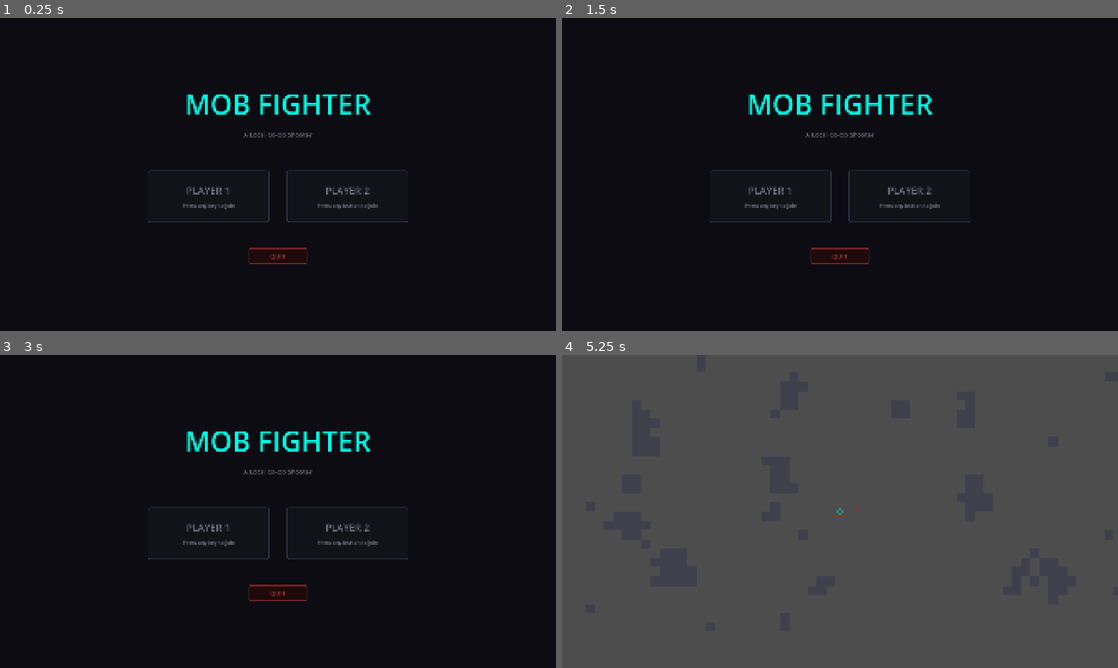
Above: before the commit, frames 1-4 (two rows, left to right).
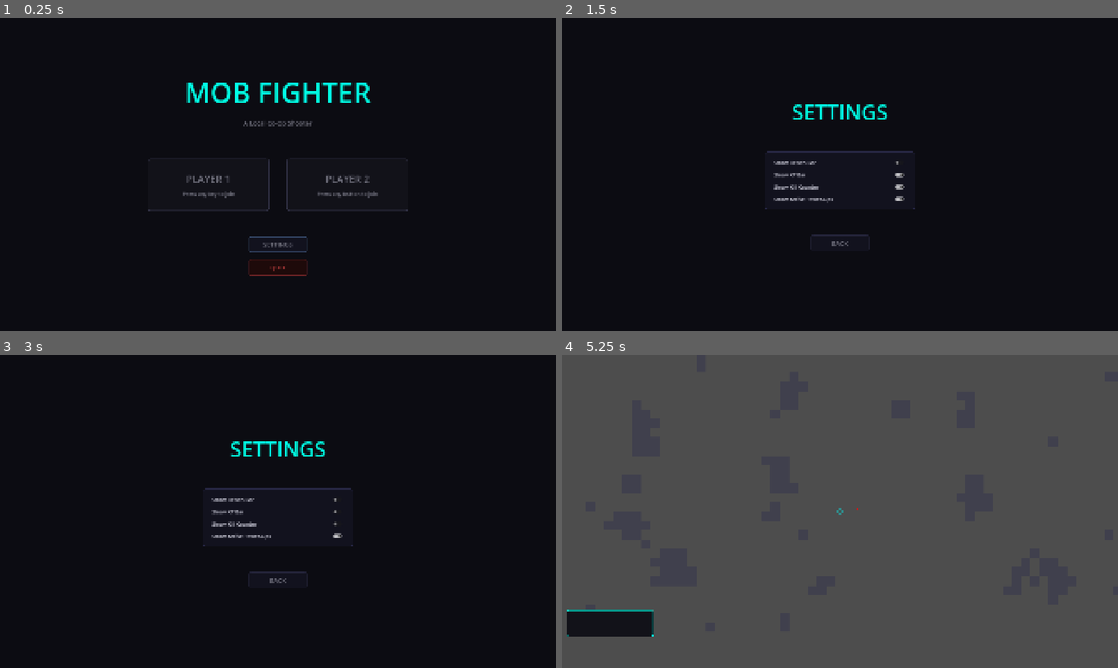
Above: after the commit, the same moments.

Repository: M-E-7/mob-fighter
Game: Godot game, scene res://Levels/MainMenu/MainMenu.tscn
Same seed, same stepped clock (60 frames per second), same inputs: the game is played once before the commit and once after it.
Inputs (mouse positions are in pixels of both pictures, inside the frame that each line leads up to):
- Up to frame 1 (0.25 s): no input
- Up to frame 2 (1.5 s): click (840, 243) at 0.5 s, where only the run after the commit has a clickable "SETTINGS"; click (901, 161) at 1.27 s
- Up to frame 3 (3 s): click (339, 511) at 2.02 s; click (339, 524) at 2.77 s
- Up to frame 4 (5.25 s): click (901, 536) at 3.52 s; click (840, 580) at 4.25 s, where only the run after the commit has a clickable "BACK"; tap Enter at 5 s; move the mouse to (962, 495) at 5.02 s; press the mouse at (962, 495) at 5.03 s; hold Right (ui_right) from 5.03 s (still down)

The runs differ from the first frame. In frame 1, 3.3% of the frame differs, in the area x 26-74%, y 20-83%; in frame 2, 3.0%; in frame 3, 3.0%; in frame 4, 1.4%.

Commit message:
Add in-game HUD and Settings menu
- HUD CanvasLayer with per-player panels (HP bar, XP bar + level, kill counter, power-up chips)
- Settings screen accessible from main menu to toggle each HUD element on/off
- Kill attribution via last_attacker on LivingEntity, propagated through HurtboxComponent
- New EventBus signals: xp_updated and power_up_applied for HUD data binding
- Player overhead health bar hidden in favour of the HUD bar

Co-Authored-By: Claude Sonnet 4.6 <noreply@anthropic.com>

Diff:
--- a/Autoloads/event_bus.gd
+++ b/Autoloads/event_bus.gd
@@ -13,3 +13,5 @@
 # Progression
 signal xp_collected(amount: float)
 signal player_leveled_up(player: LivingEntity)
+signal xp_updated(player: LivingEntity, current_xp: float, required_xp: float, current_level: int)
+signal power_up_applied(player: LivingEntity, power_up: PowerUpData)
--- a/Autoloads/game_config.gd
+++ b/Autoloads/game_config.gd
@@ -1,3 +1,7 @@
 extends Node
 
 var player_count: int = 1
+var hud_show_health: bool = true
+var hud_show_xp: bool = true
+var hud_show_powerups: bool = true
+var hud_show_kills: bool = true
--- a/Components/Scripts/health_display_component.gd
+++ b/Components/Scripts/health_display_component.gd
@@ -26,6 +26,13 @@
 	EventBus.health_changed.connect(_on_health_changed)
 
 
+func hide_bars() -> void:
+	if is_instance_valid(bg_bar):
+		bg_bar.visible = false
+	if is_instance_valid(hp_bar):
+		hp_bar.visible = false
+
+
 func _on_health_changed(entity: Node, current_health: float, max_health: float) -> void:
 	if entity == owner and max_health > 0.0:
 		hp_bar.size.x = bar_width * (current_health / max_health)
--- a/Components/Scripts/hurtbox_component.gd
+++ b/Components/Scripts/hurtbox_component.gd
@@ -3,5 +3,7 @@
 ## Component that detects incoming damage and signals up to the entity
 
 
-func take_damage(amount: float) -> void:
+func take_damage(amount: float, attacker: LivingEntity = null) -> void:
+	if attacker:
+		(owner as LivingEntity).last_attacker = attacker
 	EventBus.entity_damaged.emit(owner, amount)
--- a/Components/Scripts/xp_component.gd
+++ b/Components/Scripts/xp_component.gd
@@ -34,11 +34,14 @@
 		current_xp -= required
 		current_level += 1
 		EventBus.player_leveled_up.emit(entity)
+	required = base_xp_required * pow(2.0, float(current_level))
+	EventBus.xp_updated.emit(entity, current_xp, required, current_level)
 
 
 func apply_power_up(power_up: PowerUpData) -> void:
 	_bonuses[power_up.stat_key] = _bonuses.get(power_up.stat_key, 0.0) + power_up.bonus_percent
 	_apply_stat(power_up.stat_key)
+	EventBus.power_up_applied.emit(entity, power_up)
 
 
 func _apply_stat(stat_key: String) -> void:
--- a/Entities/LivingEntity/livingEntity.gd
+++ b/Entities/LivingEntity/livingEntity.gd
@@ -23,6 +23,8 @@
 @export var bullet_damage: float = 10.0
 @export var bullet_speed: float = 500.0
 
+var last_attacker: LivingEntity
+
 
 func _ready() -> void:
 	pass
--- a/Entities/Player/player.gd
+++ b/Entities/Player/player.gd
@@ -5,3 +5,5 @@
 	add_to_group("player")
 	EventBus.entity_died.connect(_on_entity_died)
 	EventBus.entity_damaged.connect(_on_entity_damaged)
+	if healthDisplayComponent:
+		healthDisplayComponent.call_deferred("hide_bars")
--- a/Entities/Projectiles/bullet.gd
+++ b/Entities/Projectiles/bullet.gd
@@ -35,7 +35,7 @@
 			return
 		if _same_team(target):
 			return
-		area.take_damage(damage)
+		area.take_damage(damage, source as LivingEntity)
 	queue_free()
 
 
--- a/Levels/LevelPrototype/basic_level.gd
+++ b/Levels/LevelPrototype/basic_level.gd
@@ -35,6 +35,10 @@
 		_setup_single_player()
 	else:
 		_setup_split_screen()
+
+	var hud := preload("res://UI/HUD.tscn").instantiate() as HUD
+	add_child(hud)
+	hud.setup(_player1, _player2, GameConfig.player_count)
 
 	_proc_gen.level_generated.connect(_on_level_generated)
 	EventBus.entity_died.connect(_on_entity_died)
--- a/Levels/MainMenu/MainMenu.tscn
+++ b/Levels/MainMenu/MainMenu.tscn
@@ -69,6 +69,10 @@
 [node name="Spacer2" type="Control" parent="CenterContainer/VBox"]
 custom_minimum_size = Vector2(0, 40)
 
+[node name="SettingsButton" type="Button" parent="CenterContainer/VBox"]
+custom_minimum_size = Vector2(200, 50)
+text = "SETTINGS"
+
 [node name="QuitButton" type="Button" parent="CenterContainer/VBox"]
 custom_minimum_size = Vector2(200, 50)
 text = "QUIT"
--- a/Levels/MainMenu/main_menu.gd
+++ b/Levels/MainMenu/main_menu.gd
@@ -2,6 +2,7 @@
 class_name MainMenu
 
 const _LEVEL_SCENE := "res://Levels/LevelPrototype/basic_level.tscn"
+const _SETTINGS_SCENE := "res://Levels/Settings/Settings.tscn"
 
 const _COLOR_P1 := Color(0.0, 1.0, 0.9)
 const _COLOR_P2 := Color(1.0, 0.6, 0.0)
@@ -26,6 +27,7 @@
 @onready var _name_p2: Label = $CenterContainer/VBox/SlotsRow/SlotP2/VBox/Name
 @onready var _status_p1: Label = $CenterContainer/VBox/SlotsRow/SlotP1/VBox/Status
 @onready var _status_p2: Label = $CenterContainer/VBox/SlotsRow/SlotP2/VBox/Status
+@onready var _settings_button: Button = $CenterContainer/VBox/SettingsButton
 @onready var _quit_button: Button = $CenterContainer/VBox/QuitButton
 
 
@@ -33,6 +35,7 @@
 	_apply_theme()
 	_refresh_slot(1)
 	_refresh_slot(2)
+	_settings_button.pressed.connect(_on_settings_pressed)
 	_quit_button.pressed.connect(get_tree().quit)
 
 
@@ -87,6 +90,10 @@
 	_state_p2 = new_state
 	_refresh_slot(2)
 	_try_start()
+
+
+func _on_settings_pressed() -> void:
+	get_tree().change_scene_to_file(_SETTINGS_SCENE)
 
 
 func _try_start() -> void:
@@ -137,6 +144,27 @@
 	_status_p1.add_theme_font_size_override("font_size", 18)
 	_status_p2.add_theme_font_size_override("font_size", 18)
 
+	var settings_normal := StyleBoxFlat.new()
+	settings_normal.bg_color = Color(0.07, 0.07, 0.12)
+	settings_normal.border_color = Color(0.25, 0.35, 0.5)
+	settings_normal.set_border_width_all(2)
+	settings_normal.set_corner_radius_all(4)
+	settings_normal.content_margin_left = 40.0
+	settings_normal.content_margin_right = 40.0
+	settings_normal.content_margin_top = 12.0
+	settings_normal.content_margin_bottom = 12.0
+	_settings_button.add_theme_stylebox_override("normal", settings_normal)
+
+	var settings_hover := settings_normal.duplicate() as StyleBoxFlat
+	settings_hover.bg_color = Color(0.1, 0.12, 0.2)
+	settings_hover.border_color = _COLOR_P1
+	_settings_button.add_theme_stylebox_override("hover", settings_hover)
+
+	_settings_button.add_theme_color_override("font_color", _COLOR_DIM)
+	_settings_button.add_theme_color_override("font_hover_color", _COLOR_P1)
+	_settings_button.add_theme_font_size_override("font_size", 22)
+	_settings_button.size_flags_horizontal = Control.SIZE_SHRINK_CENTER
+
 	var quit_normal := StyleBoxFlat.new()
 	quit_normal.bg_color = Color(0.12, 0.04, 0.04)
 	quit_normal.border_color = Color(0.6, 0.18, 0.18)
--- /dev/null
+++ b/Levels/Settings/Settings.tscn
@@ -0,0 +1,80 @@
+[gd_scene format=3]
+
+[ext_resource type="Script" path="res://Levels/Settings/settings.gd" id="1_settings"]
+
+[node name="Settings" type="Control"]
+anchor_right = 1.0
+anchor_bottom = 1.0
+script = ExtResource("1_settings")
+
+[node name="Background" type="ColorRect" parent="."]
+anchor_right = 1.0
+anchor_bottom = 1.0
+color = Color(0.047, 0.047, 0.07, 1)
+
+[node name="CenterContainer" type="CenterContainer" parent="."]
+anchor_right = 1.0
+anchor_bottom = 1.0
+
+[node name="VBox" type="VBoxContainer" parent="CenterContainer"]
+theme_override_constants/separation = 24
+
+[node name="Title" type="Label" parent="CenterContainer/VBox"]
+text = "SETTINGS"
+horizontal_alignment = 1
+
+[node name="Spacer1" type="Control" parent="CenterContainer/VBox"]
+custom_minimum_size = Vector2(0, 40)
+
+[node name="TogglesPanel" type="PanelContainer" parent="CenterContainer/VBox"]
+custom_minimum_size = Vector2(520, 0)
+
+[node name="TogglesVBox" type="VBoxContainer" parent="CenterContainer/VBox/TogglesPanel"]
+theme_override_constants/separation = 16
+
+[node name="HealthRow" type="HBoxContainer" parent="CenterContainer/VBox/TogglesPanel/TogglesVBox"]
+
+[node name="HealthLabel" type="Label" parent="CenterContainer/VBox/TogglesPanel/TogglesVBox/HealthRow"]
+layout_mode = 2
+size_flags_horizontal = 3
+text = "Show Health Bar"
+
+[node name="HealthToggle" type="CheckButton" parent="CenterContainer/VBox/TogglesPanel/TogglesVBox/HealthRow"]
+layout_mode = 2
+
+[node name="XPRow" type="HBoxContainer" parent="CenterContainer/VBox/TogglesPanel/TogglesVBox"]
+
+[node name="XPLabel" type="Label" parent="CenterContainer/VBox/TogglesPanel/TogglesVBox/XPRow"]
+layout_mode = 2
+size_flags_horizontal = 3
+text = "Show XP Bar"
+
+[node name="XPToggle" type="CheckButton" parent="CenterContainer/VBox/TogglesPanel/TogglesVBox/XPRow"]
+layout_mode = 2
+
+[node name="KillsRow" type="HBoxContainer" parent="CenterContainer/VBox/TogglesPanel/TogglesVBox"]
+
+[node name="KillsLabel" type="Label" parent="CenterContainer/VBox/TogglesPanel/TogglesVBox/KillsRow"]
+layout_mode = 2
+size_flags_horizontal = 3
+text = "Show Kill Counter"
+
+[node name="KillsToggle" type="CheckButton" parent="CenterContainer/VBox/TogglesPanel/TogglesVBox/KillsRow"]
+layout_mode = 2
+
+[node name="PowerupsRow" type="HBoxContainer" parent="CenterContainer/VBox/TogglesPanel/TogglesVBox"]
+
+[node name="PowerupsLabel" type="Label" parent="CenterContainer/VBox/TogglesPanel/TogglesVBox/PowerupsRow"]
+layout_mode = 2
+size_flags_horizontal = 3
+text = "Show Active Power-Ups"
+
+[node name="PowerupsToggle" type="CheckButton" parent="CenterContainer/VBox/TogglesPanel/TogglesVBox/PowerupsRow"]
+layout_mode = 2
+
+[node name="Spacer2" type="Control" parent="CenterContainer/VBox"]
+custom_minimum_size = Vector2(0, 40)
+
+[node name="BackButton" type="Button" parent="CenterContainer/VBox"]
+custom_minimum_size = Vector2(200, 50)
+text = "BACK"
--- /dev/null
+++ b/Levels/Settings/settings.gd
@@ -0,0 +1,76 @@
+extends Control
+class_name Settings
+
+const _MAIN_MENU_SCENE := "res://Levels/MainMenu/MainMenu.tscn"
+
+const _COLOR_ACCENT := Color(0.0, 1.0, 0.9)
+const _COLOR_DIM := Color(0.45, 0.45, 0.5)
+
+@onready var _title: Label = $CenterContainer/VBox/Title
+@onready var _health_toggle: CheckButton = $CenterContainer/VBox/TogglesPanel/TogglesVBox/HealthRow/HealthToggle
+@onready var _xp_toggle: CheckButton = $CenterContainer/VBox/TogglesPanel/TogglesVBox/XPRow/XPToggle
+@onready var _kills_toggle: CheckButton = $CenterContainer/VBox/TogglesPanel/TogglesVBox/KillsRow/KillsToggle
+@onready var _powerups_toggle: CheckButton = $CenterContainer/VBox/TogglesPanel/TogglesVBox/PowerupsRow/PowerupsToggle
+@onready var _back_button: Button = $CenterContainer/VBox/BackButton
+
+
+func _ready() -> void:
+	_apply_theme()
+	_health_toggle.button_pressed = GameConfig.hud_show_health
+	_xp_toggle.button_pressed = GameConfig.hud_show_xp
+	_kills_toggle.button_pressed = GameConfig.hud_show_kills
+	_powerups_toggle.button_pressed = GameConfig.hud_show_powerups
+	_health_toggle.toggled.connect(func(v: bool) -> void: GameConfig.hud_show_health = v)
+	_xp_toggle.toggled.connect(func(v: bool) -> void: GameConfig.hud_show_xp = v)
+	_kills_toggle.toggled.connect(func(v: bool) -> void: GameConfig.hud_show_kills = v)
+	_powerups_toggle.toggled.connect(func(v: bool) -> void: GameConfig.hud_show_powerups = v)
+	_back_button.pressed.connect(_on_back_pressed)
+
+
+func _on_back_pressed() -> void:
+	get_tree().change_scene_to_file(_MAIN_MENU_SCENE)
+
+
+func _apply_theme() -> void:
+	_title.add_theme_font_size_override("font_size", 72)
+	_title.modulate = _COLOR_ACCENT
+
+	var panel_style := StyleBoxFlat.new()
+	panel_style.bg_color = Color(0.07, 0.07, 0.12)
+	panel_style.border_color = Color(0.2, 0.2, 0.35)
+	panel_style.set_border_width_all(2)
+	panel_style.set_corner_radius_all(8)
+	panel_style.content_margin_left = 32.0
+	panel_style.content_margin_right = 32.0
+	panel_style.content_margin_top = 24.0
+	panel_style.content_margin_bottom = 24.0
+	$CenterContainer/VBox/TogglesPanel.add_theme_stylebox_override("panel", panel_style)
+
+	var toggles_vbox: VBoxContainer = $CenterContainer/VBox/TogglesPanel/TogglesVBox
+	for row in toggles_vbox.get_children():
+		if row is HBoxContainer:
+			var lbl := row.get_child(0) as Label
+			if lbl:
+				lbl.add_theme_font_size_override("font_size", 18)
+				lbl.modulate = Color(0.85, 0.85, 0.9)
+
+	var back_normal := StyleBoxFlat.new()
+	back_normal.bg_color = Color(0.07, 0.07, 0.12)
+	back_normal.border_color = Color(0.3, 0.3, 0.5)
+	back_normal.set_border_width_all(2)
+	back_normal.set_corner_radius_all(4)
+	back_normal.content_margin_left = 40.0
+	back_normal.content_margin_right = 40.0
+	back_normal.content_margin_top = 12.0
+	back_normal.content_margin_bottom = 12.0
+	_back_button.add_theme_stylebox_override("normal", back_normal)
+
+	var back_hover := back_normal.duplicate() as StyleBoxFlat
+	back_hover.bg_color = Color(0.1, 0.1, 0.18)
+	back_hover.border_color = _COLOR_ACCENT
+	_back_button.add_theme_stylebox_override("hover", back_hover)
+
+	_back_button.add_theme_color_override("font_color", _COLOR_DIM)
+	_back_button.add_theme_color_override("font_hover_color", _COLOR_ACCENT)
+	_back_button.add_theme_font_size_override("font_size", 22)
+	_back_button.size_flags_horizontal = Control.SIZE_SHRINK_CENTER
--- /dev/null
+++ b/UI/HUD.tscn
@@ -0,0 +1,6 @@
+[gd_scene format=3]
+
+[ext_resource type="Script" path="res://UI/hud.gd" id="1_hud"]
+
+[node name="HUD" type="CanvasLayer"]
+script = ExtResource("1_hud")
--- /dev/null
+++ b/UI/hud.gd
@@ -0,0 +1,255 @@
+extends CanvasLayer
+class_name HUD
+
+class _PanelRefs:
+	var panel: PanelContainer
+	var health_row: Control
+	var hp_bar: ProgressBar
+	var hp_text: Label
+	var xp_row: Control
+	var xp_bar: ProgressBar
+	var lv_label: Label
+	var kill_row: Control
+	var kill_count: Label
+	var powerup_row: HFlowContainer
+
+const _COLOR_P1 := Color(0.0, 1.0, 0.9)
+const _COLOR_P2 := Color(1.0, 0.6, 0.0)
+const _COLOR_BG := Color(0.05, 0.05, 0.08, 0.92)
+const _MARGIN := 16.0
+const _PANEL_MIN_W := 300.0
+const _SCREEN_W := 1920.0
+const _PANEL_Y := 880.0
+
+const _POWERUP_ABBREVS: Dictionary = {
+	"max_speed": "SPD",
+	"fire_rate": "ATK",
+	"bullet_damage": "DMG",
+	"max_health": "HP+",
+	"bullet_speed": "VEL",
+}
+
+var _player1: LivingEntity
+var _player2: LivingEntity
+var _kills1: int = 0
+var _kills2: int = 0
+var _p1: _PanelRefs
+var _p2: _PanelRefs
+
+
+func _ready() -> void:
+	layer = 10
+	_p1 = _build_panel(_COLOR_P1)
+	add_child(_p1.panel)
+	_p2 = _build_panel(_COLOR_P2)
+	add_child(_p2.panel)
+
+
+func setup(p1: LivingEntity, p2: LivingEntity, player_count: int) -> void:
+	_player1 = p1
+	_player2 = p2
+	_apply_settings()
+	_position_panels(player_count)
+	_connect_signals()
+	_init_display(p1, _p1)
+	if is_instance_valid(p2):
+		_init_display(p2, _p2)
+
+
+func _init_display(entity: LivingEntity, refs: _PanelRefs) -> void:
+	if entity.healthComponent:
+		_update_health(refs, entity.healthComponent.current_health, entity.healthComponent.max_health)
+	var xp_comp := entity.get_node_or_null("XPComponent") as XPComponent
+	if xp_comp:
+		var required := xp_comp.base_xp_required * pow(2.0, float(xp_comp.current_level))
+		_update_xp(refs, xp_comp.current_xp, required, xp_comp.current_level)
+
+
+func _apply_settings() -> void:
+	_p1.health_row.visible = GameConfig.hud_show_health
+	_p2.health_row.visible = GameConfig.hud_show_health
+	_p1.xp_row.visible = GameConfig.hud_show_xp
+	_p2.xp_row.visible = GameConfig.hud_show_xp
+	_p1.kill_row.visible = GameConfig.hud_show_kills
+	_p2.kill_row.visible = GameConfig.hud_show_kills
+	_p1.powerup_row.visible = GameConfig.hud_show_powerups
+	_p2.powerup_row.visible = GameConfig.hud_show_powerups
+
+
+func _position_panels(player_count: int) -> void:
+	_p1.panel.custom_minimum_size = Vector2(_PANEL_MIN_W, 0.0)
+	_p1.panel.position = Vector2(_MARGIN, _PANEL_Y)
+	if player_count == 1:
+		_p2.panel.hide()
+	else:
+		_p2.panel.custom_minimum_size = Vector2(_PANEL_MIN_W, 0.0)
+		_p2.panel.position = Vector2(_SCREEN_W * 0.5 + _MARGIN, _PANEL_Y)
+
+
+func _connect_signals() -> void:
+	EventBus.health_changed.connect(_on_health_changed)
+	EventBus.xp_updated.connect(_on_xp_updated)
+	EventBus.entity_died.connect(_on_entity_died)
+	EventBus.power_up_applied.connect(_on_power_up_applied)
+
+
+func _on_health_changed(entity: LivingEntity, current: float, maximum: float) -> void:
+	if entity == _player1:
+		_update_health(_p1, current, maximum)
+	elif is_instance_valid(_player2) and entity == _player2:
+		_update_health(_p2, current, maximum)
+
+
+func _on_xp_updated(entity: LivingEntity, current_xp: float, required_xp: float, level: int) -> void:
+	if entity == _player1:
+		_update_xp(_p1, current_xp, required_xp, level)
+	elif is_instance_valid(_player2) and entity == _player2:
+		_update_xp(_p2, current_xp, required_xp, level)
+
+
+func _on_entity_died(entity: LivingEntity) -> void:
+	if entity == _player1:
+		_p1.panel.modulate.a = 0.4
+		return
+	if is_instance_valid(_player2) and entity == _player2:
+		_p2.panel.modulate.a = 0.4
+		return
+	var killer := entity.last_attacker
+	if not is_instance_valid(killer):
+		return
+	if killer == _player1:
+		_kills1 += 1
+		_p1.kill_count.text = str(_kills1)
+	elif is_instance_valid(_player2) and killer == _player2:
+		_kills2 += 1
+		_p2.kill_count.text = str(_kills2)
+
+
+func _on_power_up_applied(entity: LivingEntity, power_up: PowerUpData) -> void:
+	var abbrev: String = _POWERUP_ABBREVS.get(power_up.stat_key, power_up.stat_key)
+	if entity == _player1:
+		_add_powerup_chip(_p1.powerup_row, abbrev, _COLOR_P1)
+	elif is_instance_valid(_player2) and entity == _player2:
+		_add_powerup_chip(_p2.powerup_row, abbrev, _COLOR_P2)
+
+
+func _add_powerup_chip(row: HFlowContainer, text: String, color: Color) -> void:
+	var chip := Label.new()
+	chip.text = "[" + text + "]"
+	chip.add_theme_font_size_override("font_size", 12)
+	chip.modulate = color
+	row.add_child(chip)
+
+
+func _update_health(refs: _PanelRefs, current: float, maximum: float) -> void:
+	if maximum > 0.0:
+		refs.hp_bar.value = current / maximum
+	refs.hp_text.text = str(int(current)) + " / " + str(int(maximum))
+
+
+func _update_xp(refs: _PanelRefs, current_xp: float, required_xp: float, level: int) -> void:
+	refs.lv_label.text = "LV " + str(level + 1)
+	if required_xp > 0.0:
+		refs.xp_bar.value = current_xp / required_xp
+
+
+func _build_panel(accent: Color) -> _PanelRefs:
+	var refs := _PanelRefs.new()
+
+	var panel := PanelContainer.new()
+	var style := StyleBoxFlat.new()
+	style.bg_color = _COLOR_BG
+	style.border_color = accent
+	style.set_border_width_all(2)
+	style.set_corner_radius_all(6)
+	style.content_margin_left = 14.0
+	style.content_margin_right = 14.0
+	style.content_margin_top = 10.0
+	style.content_margin_bottom = 10.0
+	panel.add_theme_stylebox_override("panel", style)
+	refs.panel = panel
+
+	var vbox := VBoxContainer.new()
+	vbox.add_theme_constant_override("separation", 6)
+	panel.add_child(vbox)
+
+	# Health row
+	var health_row := HBoxContainer.new()
+	health_row.add_theme_constant_override("separation", 8)
+	vbox.add_child(health_row)
+	refs.health_row = health_row
+
+	var hp_lbl := Label.new()
+	hp_lbl.text = "HP"
+	hp_lbl.modulate = accent
+	hp_lbl.add_theme_font_size_override("font_size", 13)
+	hp_lbl.custom_minimum_size = Vector2(28, 0)
+	health_row.add_child(hp_lbl)
+
+	var hp_bar := ProgressBar.new()
+	hp_bar.min_value = 0.0
+	hp_bar.max_value = 1.0
+	hp_bar.value = 1.0
+	hp_bar.show_percentage = false
+	hp_bar.size_flags_horizontal = Control.SIZE_EXPAND_FILL
+	hp_bar.custom_minimum_size = Vector2(140, 16)
+	health_row.add_child(hp_bar)
+	refs.hp_bar = hp_bar
+
+	var hp_text := Label.new()
+	hp_text.text = "100 / 100"
+	hp_text.add_theme_font_size_override("font_size", 13)
+	hp_text.custom_minimum_size = Vector2(75, 0)
+	health_row.add_child(hp_text)
+	refs.hp_text = hp_text
+
+	# XP row
+	var xp_row := HBoxContainer.new()
+	xp_row.add_theme_constant_override("separation", 8)
+	vbox.add_child(xp_row)
+	refs.xp_row = xp_row
+
+	var lv_lbl := Label.new()
+	lv_lbl.text = "LV 1"
+	lv_lbl.modulate = accent
+	lv_lbl.add_theme_font_size_override("font_size", 13)
+	lv_lbl.custom_minimum_size = Vector2(44, 0)
+	xp_row.add_child(lv_lbl)
+	refs.lv_label = lv_lbl
+
+	var xp_bar := ProgressBar.new()
+	xp_bar.min_value = 0.0
+	xp_bar.max_value = 1.0
+	xp_bar.value = 0.0
+	xp_bar.show_percentage = false
+	xp_bar.size_flags_horizontal = Control.SIZE_EXPAND_FILL
+	xp_bar.custom_minimum_size = Vector2(140, 16)
+	xp_row.add_child(xp_bar)
+	refs.xp_bar = xp_bar
+
+	# Kill row
+	var kill_row := HBoxContainer.new()
+	kill_row.add_theme_constant_override("separation", 8)
+	vbox.add_child(kill_row)
+	refs.kill_row = kill_row
+
+	var kill_lbl := Label.new()
+	kill_lbl.text = "Kills:"
+	kill_lbl.modulate = accent
+	kill_lbl.add_theme_font_size_override("font_size", 13)
+	kill_row.add_child(kill_lbl)
+
+	var kill_count := Label.new()
+	kill_count.text = "0"
+	kill_count.add_theme_font_size_override("font_size", 13)
+	kill_row.add_child(kill_count)
+	refs.kill_count = kill_count
+
+	# Power-up row
+	var powerup_row := HFlowContainer.new()
+	powerup_row.add_theme_constant_override("h_separation", 6)
+	powerup_row.add_theme_constant_override("v_separation", 4)
+	vbox.add_child(powerup_row)
+	refs.powerup_row = powerup_row
+
+	return refs
